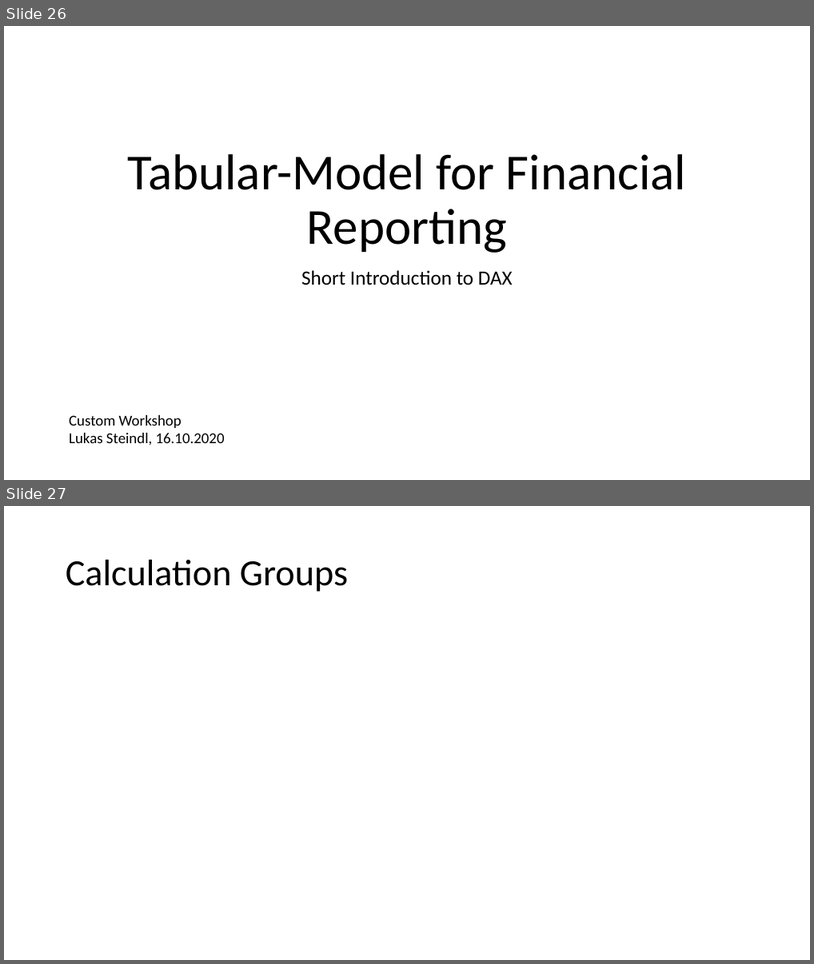
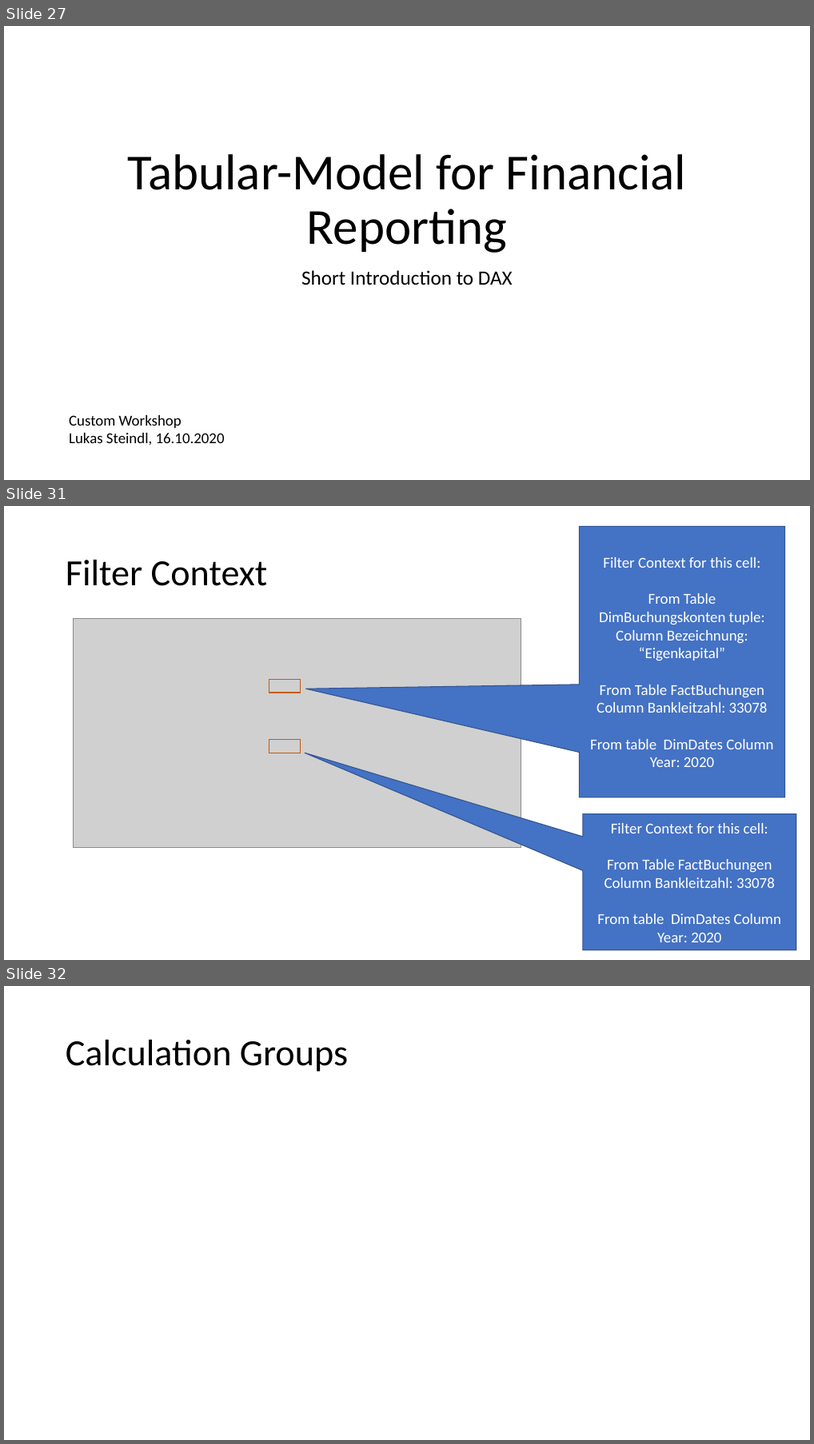
Before and after one commit to LukasSteindl/tabularmodelforfinance, a slide deck: Slidesv2.pptx. Shown one above the other, each under a label of ours: slides 26 and 27 before the commit, slides 27, 31 and 32 after it; the slides between them are not shown. The pictures are 814x964 and 814x1444 pixels, drawn with LibreOffice and Linux fonts; fonts in the diff are those of the drawing; grey boxes stand for pictures. Boxes give left, top, right and bottom in pixels: in the first picture for what was removed or moved away, otherwise in the second. Text is boxed around its words. In the diff, an @@ line names an element or a change of style, - is before the commit and + after.

Commit message:
added evaluation context to slides

```diff
--- a/Slidesv2.pptx
+++ b/Slidesv2.pptx
@@ slide 31 added at box(4, 506, 810, 960), background #FFFFFF @@
@@ speech box added at box(580, 527, 786, 797), fill #4472C4, outline #325491 1 pt, 18 pt, text #FFFFFF @@
+Filter Context for this cell:
+From Table DimBuchungskonten tuple: Column Bezeichnung: “Eigenkapital”
+From Table FactBuchungen Column Bankleitzahl: 33078
+From table DimDates Column Year: 2020
@@ title added at box(66, 560, 268, 586), 44 pt, text #000000 @@
+Filter Context
@@ picture added at box(73, 619, 522, 847) @@
@@ rectangle added at box(269, 679, 301, 692), outline #C55A11 1 pt @@
@@ rectangle added at box(269, 740, 301, 753), outline #C55A11 1 pt @@
@@ speech box added at box(583, 814, 797, 950), fill #4472C4, outline #325491 1 pt, 18 pt, text #FFFFFF @@
+Filter Context for this cell:
+From Table FactBuchungen Column Bankleitzahl: 33078
+From table DimDates Column Year: 2020
@@ what was slide 26 is now slide 27 @@
@@ what was slide 27 is now slide 32 @@
```
Also in this commit, not shown: 1 slide changed, 4 other slides added, 1 other file.
